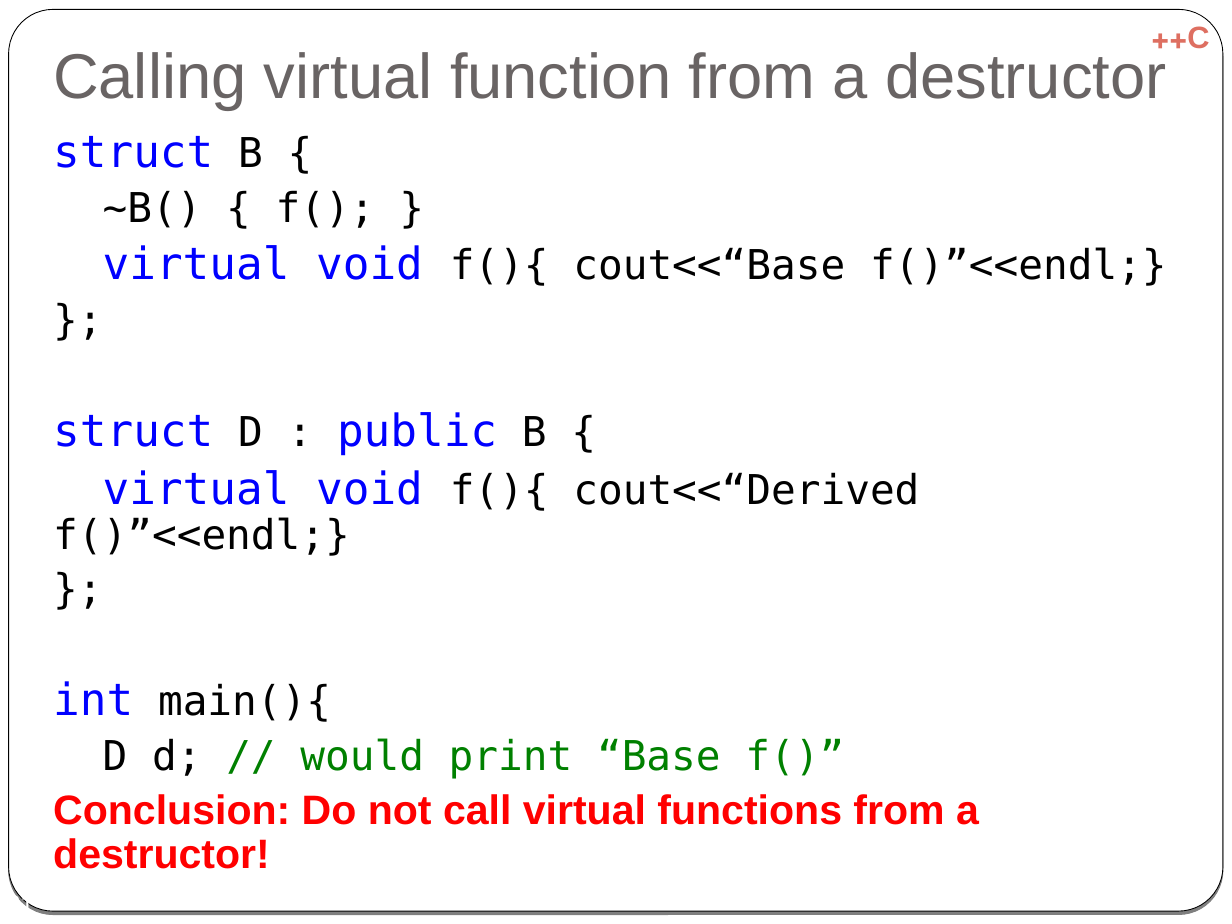
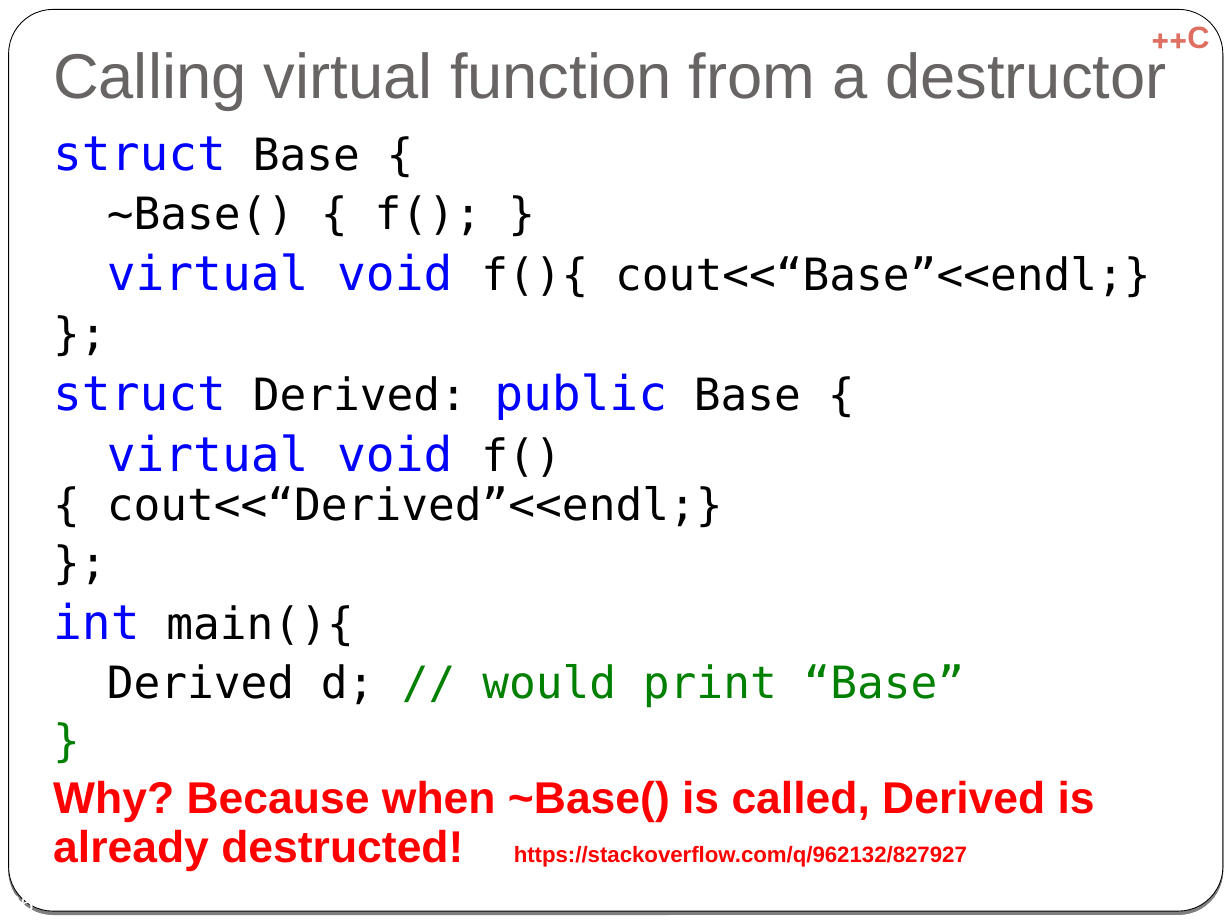
Before and after one commit to cpp-at-ariel/cpp-5778, a slide deck: slide 26 of week06-inheritance/slides-override-virtual.odp (slide 31 before the commit). Drawn at 1232x924 pixels with LibreOffice and Linux fonts; fonts in the diff are those of the drawing. Boxes give left, top, right and bottom in pixels: in the first picture for what was removed or moved away, otherwise in the second. Text is boxed around its words. In the diff, an @@ line names an element or a change of style, - is before the commit and + after.

```diff
--- a/week06-inheritance/slides-override-virtual.odp
+++ b/week06-inheritance/slides-override-virtual.odp
@@ text at (x1=53, y1=136, x2=1151, y2=298): text changed; size 24.1 to 26 pt @@
-struct B {
-~B() { f(); }
-virtual void f(){ cout<<“Base f()”<<endl;}
+struct Base {
+~Base() { f(); }
+virtual void f(){ cout<<“Base”<<endl;}
@@ text at (x1=53, y1=373, x2=801, y2=528): text changed; size 24.1 to 26 pt @@
-struct D : public B {
-virtual void f(){ cout<<“Derived f()”<<endl;}
+struct Derived: public Base {
+virtual void f(){ cout<<“Derived”<<endl;}
@@ text at (x1=53, y1=602, x2=353, y2=647): size 24.1 to 26 pt in "};", "};", "main(){"; size 25.9 to 28 pt in "int" @@
@@ text at (x1=53, y1=664, x2=1095, y2=871): text changed; size 24.1 to 26 pt @@
-D d; // would print “Base f()”
-Conclusion: Do not call virtual functions from a destructor!
+Derived d; // would print “Base”
+}
+Why? Because when ~Base() is called, Derived is already destructed! https://stackoverflow.com/q/962132/827927
@@ page number at (x1=7, y1=893, x2=34, y2=911): text changed @@
-31
+26
```
Also in this commit, not shown: 27 other slides changed, 7 slides removed, 14 other files.
